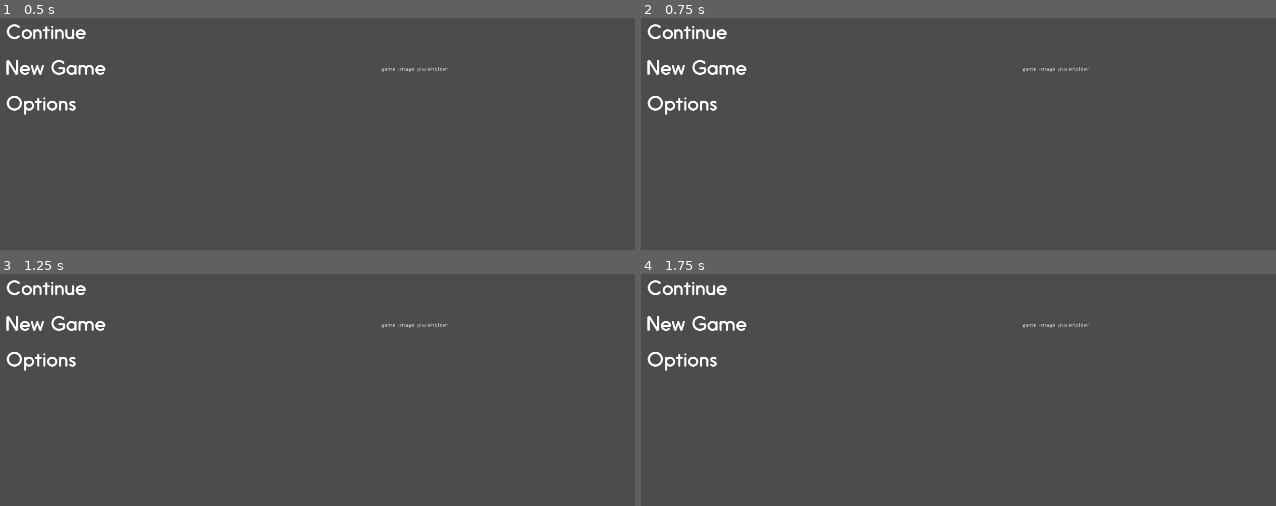
Above: before the commit, frames 1-4 (two rows, left to right).
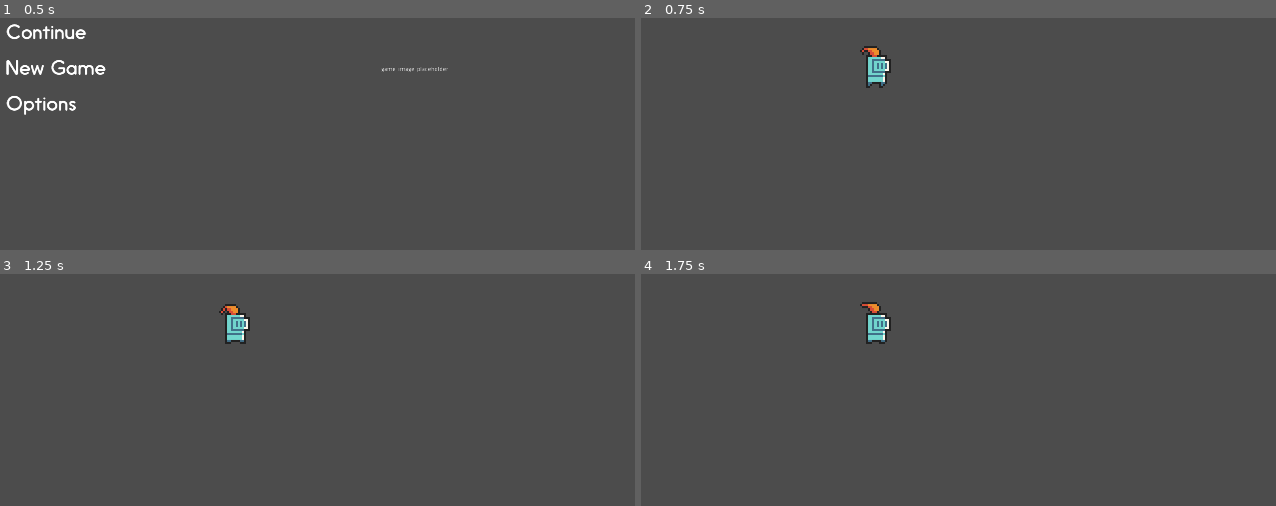
Above: after the commit, the same moments.

Repository: Thomas-Raveneau/SocialDungeons
Game: Godot game, scene res://Scenes/Menus/Main/Main.tscn
Two runs of this game, one before a commit and one after it. Both use one fixed random seed, a clock stepped at 60 frames per second and the inputs below.
Inputs (mouse positions are in pixels of both pictures, inside the frame that each line leads up to):
- Up to frame 1 (0.5 s): no input
- Up to frame 2 (0.75 s): click (698, 66) at 0.5 s
- Up to frame 3 (1.25 s): no input
- Up to frame 4 (1.75 s): click (698, 322) at 1.27 s

Frame 1 is identical in both runs. In frame 2, 1.7% of the frame differs, in the area x 0-71%, y 2-42%; in frame 3, 1.7%; in frame 4, 1.7%.

Commit message:
[ADD] - Player movements and dash | Main map scene with borders not working

Diff:
--- /dev/null
+++ b/Scenes/Maps/Main.gd
@@ -0,0 +1,6 @@
+extends Node2D
+
+onready var screen_size: Vector2 = get_viewport_rect().size
+
+func _ready():
+	print(screen_size)
--- /dev/null
+++ b/Scenes/Maps/Main.tscn
@@ -0,0 +1,42 @@
+[gd_scene load_steps=7 format=2]
+
+[ext_resource path="res://Scenes/Player/Character.tscn" type="PackedScene" id=1]
+[ext_resource path="res://Scenes/Maps/Main.gd" type="Script" id=2]
+
+[sub_resource type="SegmentShape2D" id=2]
+b = Vector2( 0, 1080 )
+
+[sub_resource type="SegmentShape2D" id=3]
+a = Vector2( 1920, 0 )
+b = Vector2( 1920, 1080 )
+
+[sub_resource type="SegmentShape2D" id=4]
+b = Vector2( 1920, 0 )
+
+[sub_resource type="SegmentShape2D" id=5]
+a = Vector2( 0, 1080 )
+b = Vector2( 1920, 1080 )
+
+[node name="Main" type="Node2D"]
+script = ExtResource( 2 )
+
+[node name="Character" parent="." instance=ExtResource( 1 )]
+position = Vector2( 960, 540 )
+
+[node name="Camera2D" type="Camera2D" parent="."]
+position = Vector2( 960, 540 )
+current = true
+
+[node name="Border" type="StaticBody2D" parent="."]
+
+[node name="Left" type="CollisionShape2D" parent="Border"]
+shape = SubResource( 2 )
+
+[node name="Right" type="CollisionShape2D" parent="Border"]
+shape = SubResource( 3 )
+
+[node name="Top" type="CollisionShape2D" parent="Border"]
+shape = SubResource( 4 )
+
+[node name="Bottom" type="CollisionShape2D" parent="Border"]
+shape = SubResource( 5 )
--- a/Scenes/Menus/Main/Main.gd
+++ b/Scenes/Menus/Main/Main.gd
@@ -1,5 +1,6 @@
 extends MarginContainer
 
+const WORLD_SCENE = "res://Scenes/Maps/Main.tscn"
 const SETTINGS_MENU_SCENE = "res://Scenes/Menus/Settings/Settings.tscn"
 
 func _ready():
@@ -9,7 +10,7 @@
 	print("Continue button pressed")
 
 func _on_NewGameButton_pressed():
-	print("New game button pressed")
+	get_tree().change_scene(WORLD_SCENE)
 
 func _on_SettingsButton_pressed():
 	get_tree().change_scene(SETTINGS_MENU_SCENE)
--- /dev/null
+++ b/Scenes/Player/Character.gd
@@ -0,0 +1,84 @@
+extends KinematicBody2D
+
+################################################################################
+
+# MOVEMENTS CONSTANTS
+const SPEED: int = 3 * 10000
+const DASH_SPEED: int = 10 * 10000
+
+# TIMERS
+const DASH_DURATION: float = 0.1
+const DASH_COOLDOWN: float = 1.0
+
+# UTILS
+var can_dash: bool = true
+var is_dashing: bool = false
+var velocity: Vector2 = Vector2()
+
+# NODES
+onready var skin: AnimatedSprite = $Skin
+onready var hitbox: CollisionShape2D = $Hitbox
+onready var dash_duration_timer: Timer = $DashDuration
+onready var dash_cooldown_timer: Timer = $DashCooldown
+
+################################################################################
+
+func _ready() -> void:
+	dash_duration_timer.wait_time = DASH_DURATION
+	dash_cooldown_timer.wait_time = DASH_COOLDOWN
+
+func dash() -> void:
+	can_dash = false
+	is_dashing = true
+	dash_duration_timer.start()
+
+func handle_movement_inputs() -> void:
+	velocity = Vector2()
+	if Input.is_action_pressed("move_right"):
+		velocity.x += 1
+	if Input.is_action_pressed("move_left"):
+		velocity.x -= 1
+	if Input.is_action_pressed("move_down"):
+		velocity.y += 1
+	if Input.is_action_pressed("move_up"):
+		velocity.y -= 1
+	if (Input.is_action_just_pressed("action_dash") and can_dash == true):
+		dash()
+
+	if (is_dashing):
+		velocity = velocity.normalized() * DASH_SPEED
+	else:
+		velocity = velocity.normalized() * SPEED
+
+func handle_inputs() -> void:
+	handle_movement_inputs()
+
+func handle_player_flip() -> void:
+	if (velocity.x < 0 and !skin.flip_h):
+		skin.flip_h = true
+	if (velocity.x > 0 and skin.flip_h):
+		skin.flip_h = false
+
+func handle_animations() -> void:
+	handle_player_flip()
+
+	if (velocity == Vector2(0, 0)):
+		skin.play('idle')
+	else:
+		skin.play('run')
+
+func _process(delta: float) -> void:
+	pass
+
+func _physics_process(delta: float) -> void:
+	handle_inputs()
+	handle_animations()
+	velocity = move_and_slide(velocity * delta)
+
+# SIGNALS
+func _on_DashDuration_timeout() -> void:
+	is_dashing = false
+	dash_cooldown_timer.start()
+
+func _on_DashCooldown_timeout() -> void:
+	can_dash = true
--- /dev/null
+++ b/Scenes/Player/Character.tscn
@@ -0,0 +1,55 @@
+[gd_scene load_steps=13 format=2]
+
+[ext_resource path="res://Scenes/Player/Assets/knight_m_hit_anim_f0.png" type="Texture" id=1]
+[ext_resource path="res://Scenes/Player/Assets/knight_m_run_anim_f0.png" type="Texture" id=2]
+[ext_resource path="res://Scenes/Player/Assets/knight_m_run_anim_f1.png" type="Texture" id=3]
+[ext_resource path="res://Scenes/Player/Assets/knight_m_run_anim_f3.png" type="Texture" id=4]
+[ext_resource path="res://Scenes/Player/Assets/knight_m_idle_anim_f2.png" type="Texture" id=5]
+[ext_resource path="res://Scenes/Player/Assets/knight_m_run_anim_f2.png" type="Texture" id=6]
+[ext_resource path="res://Scenes/Player/Assets/knight_m_idle_anim_f3.png" type="Texture" id=7]
+[ext_resource path="res://Scenes/Player/Assets/knight_m_idle_anim_f1.png" type="Texture" id=8]
+[ext_resource path="res://Scenes/Player/Assets/knight_m_idle_anim_f0.png" type="Texture" id=9]
+[ext_resource path="res://Scenes/Player/Character.gd" type="Script" id=10]
+
+[sub_resource type="SpriteFrames" id=1]
+animations = [ {
+"frames": [ ExtResource( 9 ), ExtResource( 8 ), ExtResource( 5 ), ExtResource( 7 ) ],
+"loop": true,
+"name": "idle",
+"speed": 5.0
+}, {
+"frames": [ ExtResource( 2 ), ExtResource( 3 ), ExtResource( 6 ), ExtResource( 4 ) ],
+"loop": true,
+"name": "run",
+"speed": 10.0
+}, {
+"frames": [ ExtResource( 1 ) ],
+"loop": true,
+"name": "hit",
+"speed": 5.0
+} ]
+
+[sub_resource type="CapsuleShape2D" id=2]
+radius = 7.2726
+height = 5.85442
+
+[node name="Character" type="KinematicBody2D"]
+scale = Vector2( 5, 5 )
+script = ExtResource( 10 )
+
+[node name="Skin" type="AnimatedSprite" parent="."]
+position = Vector2( 0, -5.2 )
+frames = SubResource( 1 )
+animation = "run"
+
+[node name="Hitbox" type="CollisionShape2D" parent="."]
+position = Vector2( -0.351697, -2.12822 )
+shape = SubResource( 2 )
+
+[node name="DashDuration" type="Timer" parent="."]
+one_shot = true
+
+[node name="DashCooldown" type="Timer" parent="."]
+
+[connection signal="timeout" from="DashDuration" to="." method="_on_DashDuration_timeout"]
+[connection signal="timeout" from="DashCooldown" to="." method="_on_DashCooldown_timeout"]
--- a/project.godot
+++ b/project.godot
@@ -18,7 +18,37 @@
 
 window/size/width=1920
 window/size/height=1080
+window/size/borderless=true
 window/size/fullscreen=true
+
+[input]
+
+move_up={
+"deadzone": 0.5,
+"events": [ Object(InputEventKey,"resource_local_to_scene":false,"resource_name":"","device":0,"alt":false,"shift":false,"control":false,"meta":false,"command":false,"pressed":false,"scancode":90,"unicode":0,"echo":false,"script":null)
+ ]
+}
+move_down={
+"deadzone": 0.5,
+"events": [ Object(InputEventKey,"resource_local_to_scene":false,"resource_name":"","device":0,"alt":false,"shift":false,"control":false,"meta":false,"command":false,"pressed":false,"scancode":83,"unicode":0,"echo":false,"script":null)
+ ]
+}
+move_left={
+"deadzone": 0.5,
+"events": [ Object(InputEventKey,"resource_local_to_scene":false,"resource_name":"","device":0,"alt":false,"shift":false,"control":false,"meta":false,"command":false,"pressed":false,"scancode":81,"unicode":0,"echo":false,"script":null)
+ ]
+}
+move_right={
+"deadzone": 0.5,
+"events": [ Object(InputEventKey,"resource_local_to_scene":false,"resource_name":"","device":0,"alt":false,"shift":false,"control":false,"meta":false,"command":false,"pressed":false,"scancode":68,"unicode":0,"echo":false,"script":null)
+ ]
+}
+action_dash={
+"deadzone": 0.5,
+"events": [ Object(InputEventKey,"resource_local_to_scene":false,"resource_name":"","device":0,"alt":false,"shift":false,"control":false,"meta":false,"command":false,"pressed":false,"scancode":16777237,"unicode":0,"echo":false,"script":null)
+, Object(InputEventMouseButton,"resource_local_to_scene":false,"resource_name":"","device":0,"alt":false,"shift":false,"control":false,"meta":false,"command":false,"button_mask":0,"position":Vector2( 0, 0 ),"global_position":Vector2( 0, 0 ),"factor":1.0,"button_index":2,"pressed":false,"doubleclick":false,"script":null)
+ ]
+}
 
 [physics]
 
Binary file added: Scenes/Player/Assets/knight_m_hit_anim_f0.png
Not shown, added: Scenes/Player/Assets/knight_m_hit_anim_f0.png.import
Binary file added: Scenes/Player/Assets/knight_m_idle_anim_f0.png
Not shown, added: Scenes/Player/Assets/knight_m_idle_anim_f0.png.import
Binary file added: Scenes/Player/Assets/knight_m_idle_anim_f1.png
Not shown, added: Scenes/Player/Assets/knight_m_idle_anim_f1.png.import
Binary file added: Scenes/Player/Assets/knight_m_idle_anim_f2.png
Not shown, added: Scenes/Player/Assets/knight_m_idle_anim_f2.png.import
Binary file added: Scenes/Player/Assets/knight_m_idle_anim_f3.png
Not shown, added: Scenes/Player/Assets/knight_m_idle_anim_f3.png.import
Binary file added: Scenes/Player/Assets/knight_m_run_anim_f0.png
Not shown, added: Scenes/Player/Assets/knight_m_run_anim_f0.png.import
(and 8 more such lines)
